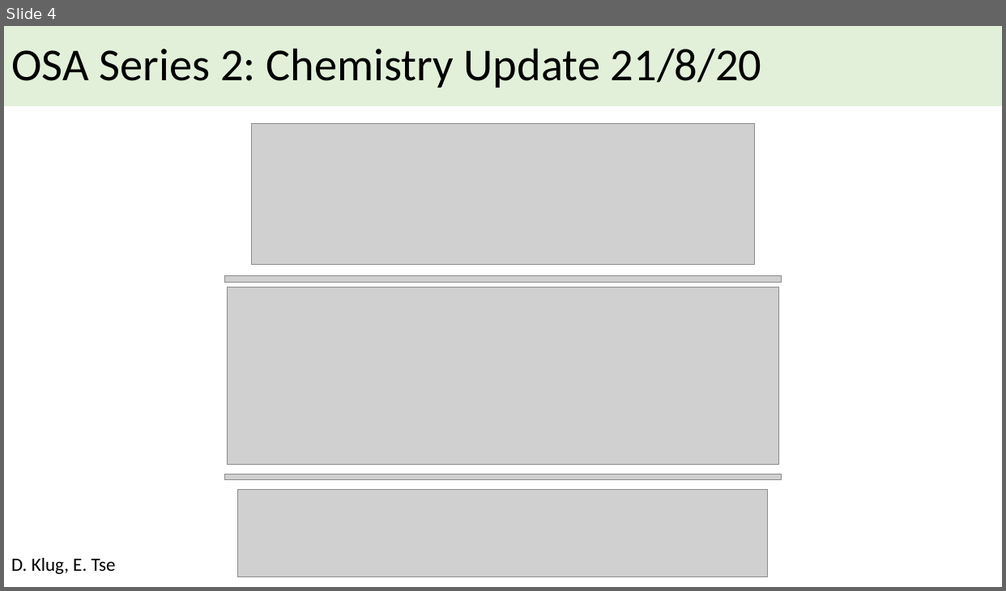
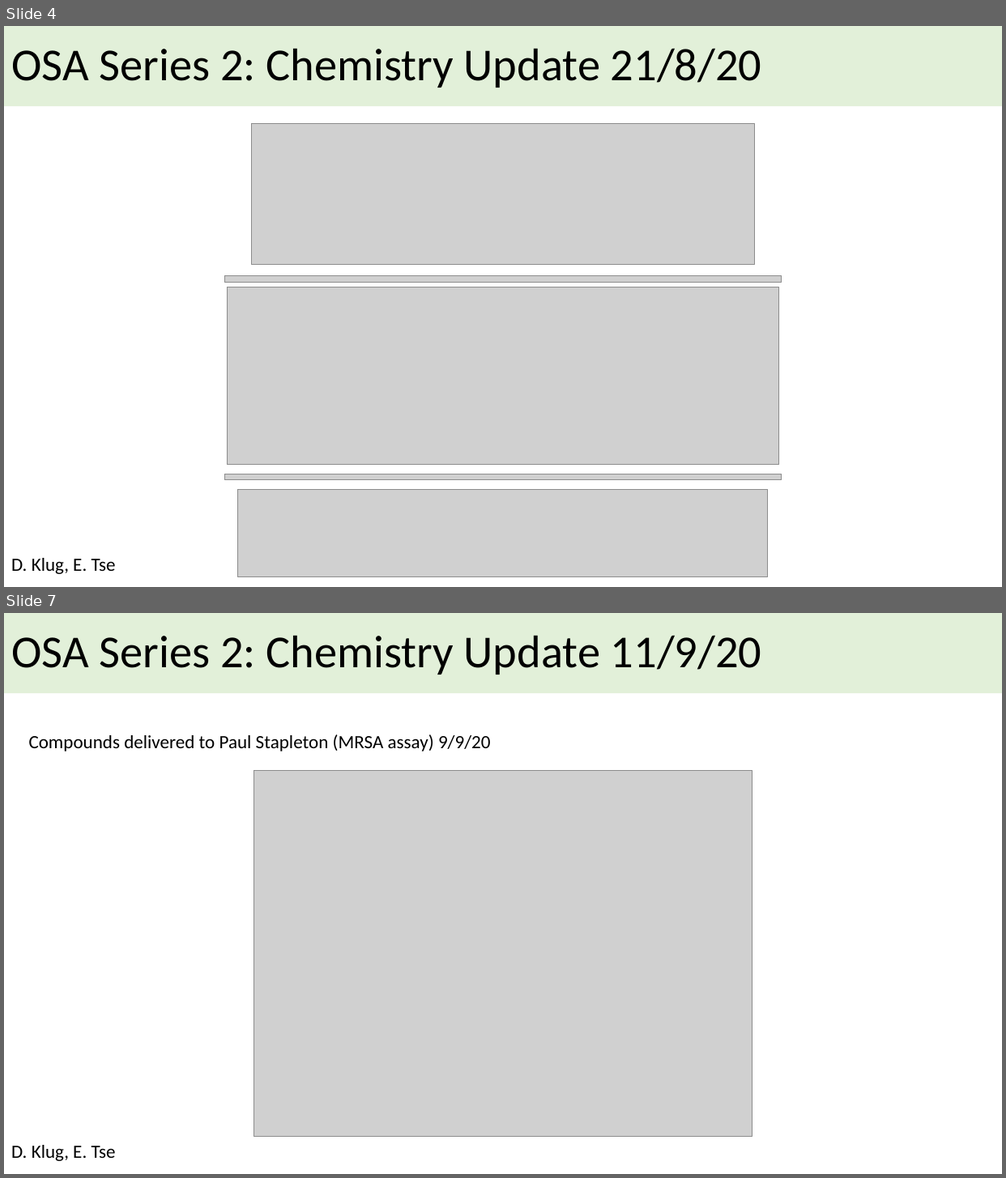
Before and after one commit to opensourceantibiotics/Series-2-Diarylimidazoles, a slide deck: Synthetic Chemistry/OSA Synth Update.pptx. Shown one above the other, each under a label of ours: slide 4 before the commit, slides 4 and 7 after it; the slides between them are not shown. The pictures are 1006x591 and 1006x1178 pixels, drawn with LibreOffice and Linux fonts; fonts in the diff are those of the drawing; grey boxes stand for pictures. Boxes give left, top, right and bottom in pixels: in the first picture for what was removed or moved away, otherwise in the second. Text is boxed around its words. In the diff, an @@ line names an element or a change of style, - is before the commit and + after.

```diff
--- a/Synthetic Chemistry/OSA Synth Update.pptx
+++ b/Synthetic Chemistry/OSA Synth Update.pptx
@@ slide 7 added at [4, 613, 1002, 1174], background #FFFFFF @@
@@ title added at [4, 613, 1002, 693], fill #E2F0D9, 44 pt, text #000000 @@
+OSA Series 2: Chemistry Update 11/9/20
@@ text added at [29, 735, 491, 752], 18 pt, text #000000 @@
+Compounds delivered to Paul Stapleton (MRSA assay) 9/9/20
@@ picture added at [254, 770, 752, 1136] @@
@@ text added at [11, 1145, 116, 1161], 18 pt, text #000000 @@
+D. Klug, E. Tse
```
Also in this commit, not shown: 8 other slides added.
